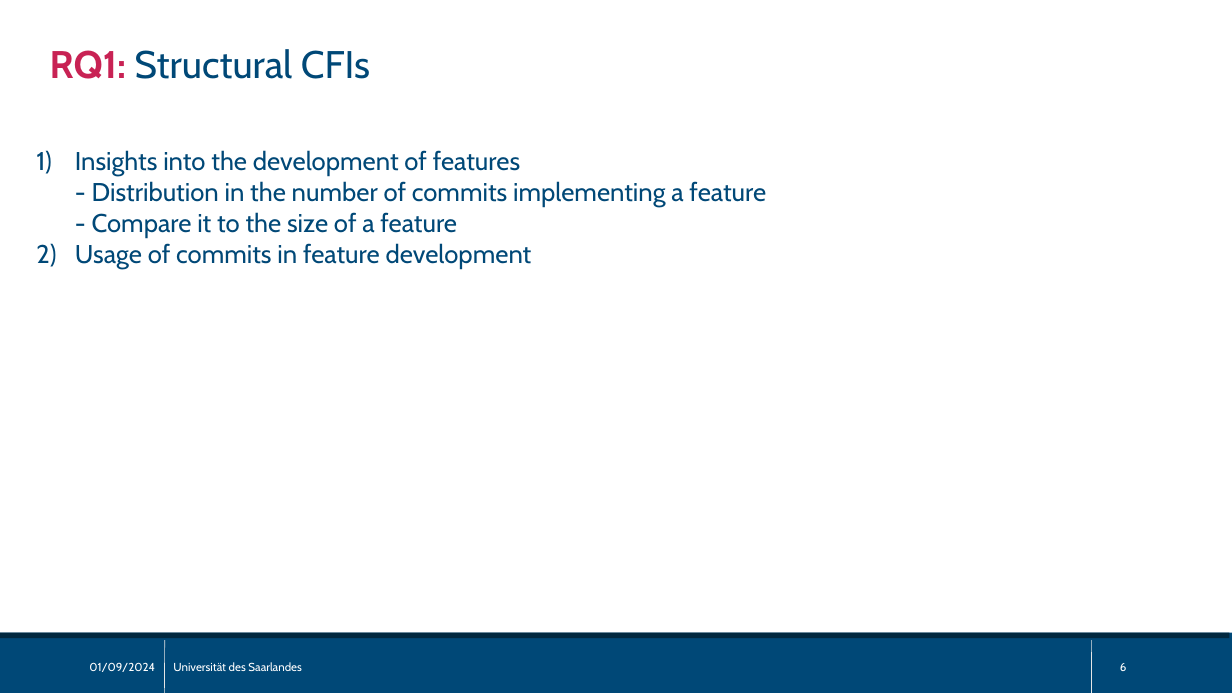
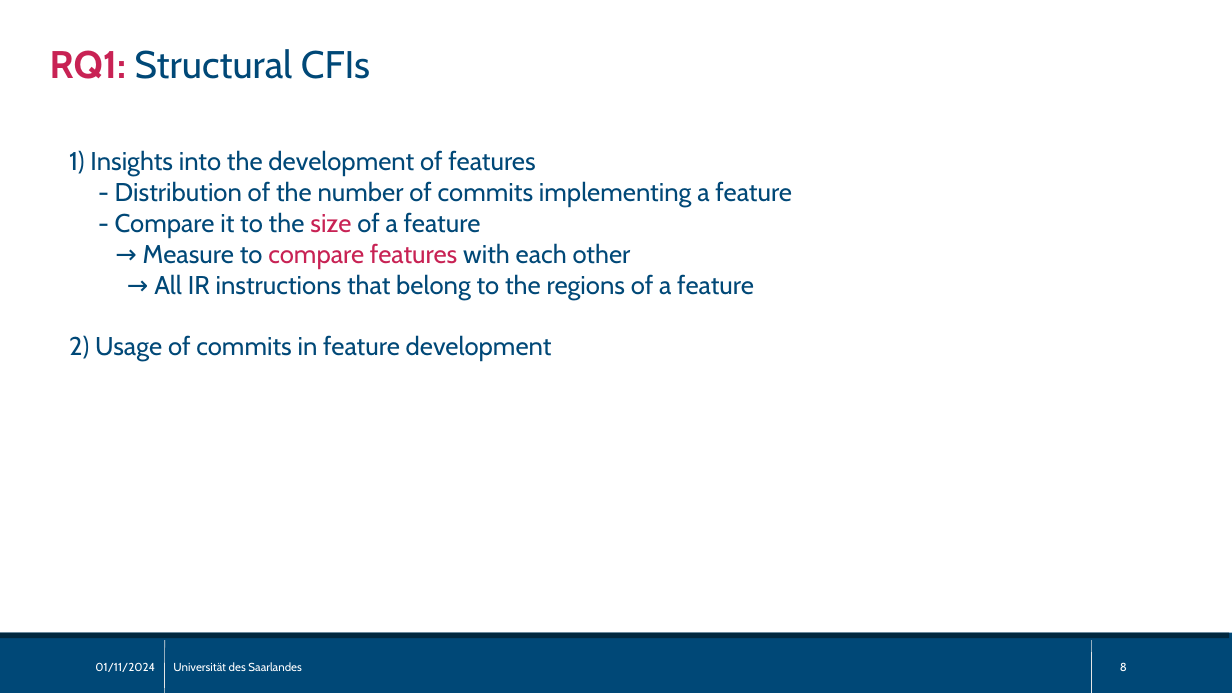
Before and after one commit to sisteu56/bachelor, a slide deck: slide 8 of pres/bachelor_thesis_pres.odp (slide 6 before the commit). Drawn at 1232x693 pixels with LibreOffice and Linux fonts; fonts in the diff are those of the drawing. Boxes give left, top, right and bottom in pixels: in the first picture for what was removed or moved away, otherwise in the second. Text is boxed around its words. In the diff, an @@ line names an element or a change of style, - is before the commit and + after.

```diff
--- a/pres/bachelor_thesis_pres.odp
+++ b/pres/bachelor_thesis_pres.odp
@@ text at bbox=[69, 150, 792, 207]: text changed @@
-1) Insights into the development of features
-- Distribution in the number of commits implementing a feature
+1) Insights into the development of features
+- Distribution of the number of commits implementing a feature
@@ text at bbox=[115, 212, 481, 238]: text colour #004877 to #C82254 in "size" @@
@@ text at bbox=[69, 243, 754, 361]: text changed @@
-1) Usage of commits in feature development
+→ Measure to compare features with each other
+→ All IR instructions that belong to the regions of a feature
+2) Usage of commits in feature development
@@ text at bbox=[95, 662, 155, 672]: text changed @@
-01/09/2024
+01/11/2024
@@ page number at bbox=[1120, 662, 1127, 671]: text changed @@
-6
+8
```
Also in this commit, not shown: 20 other slides changed, 4 slides added, 2 other files.
